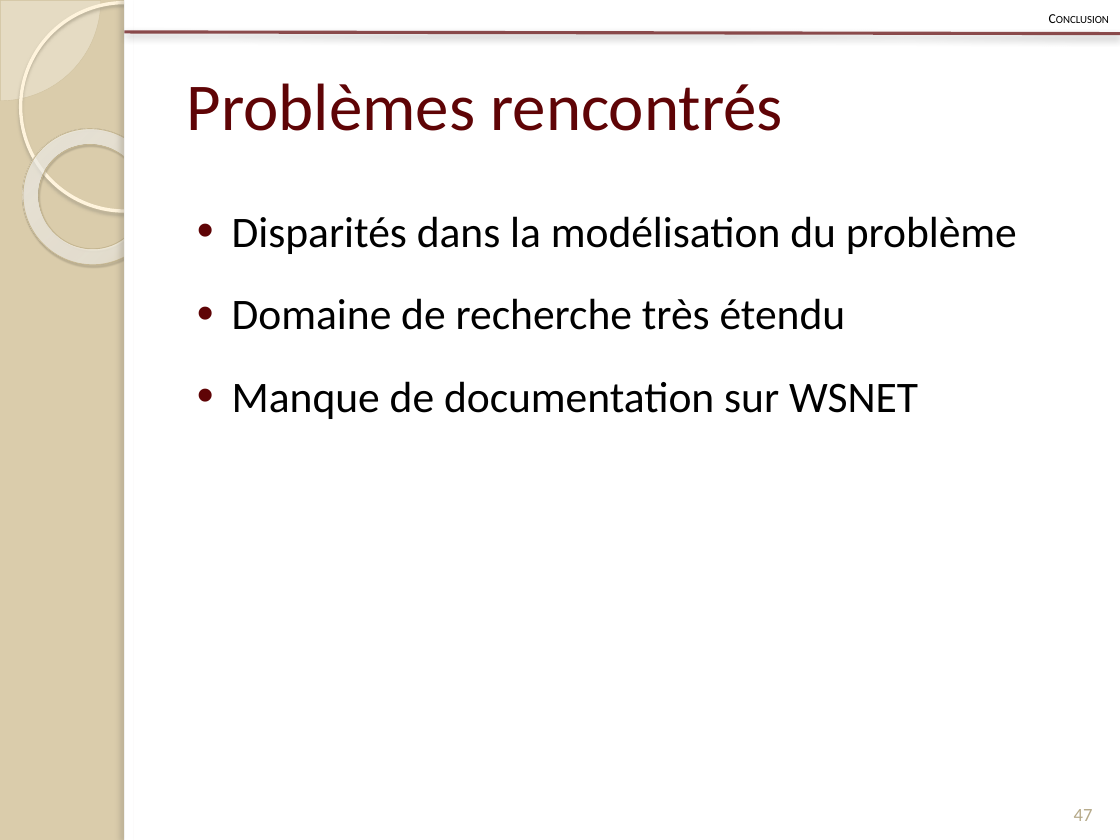
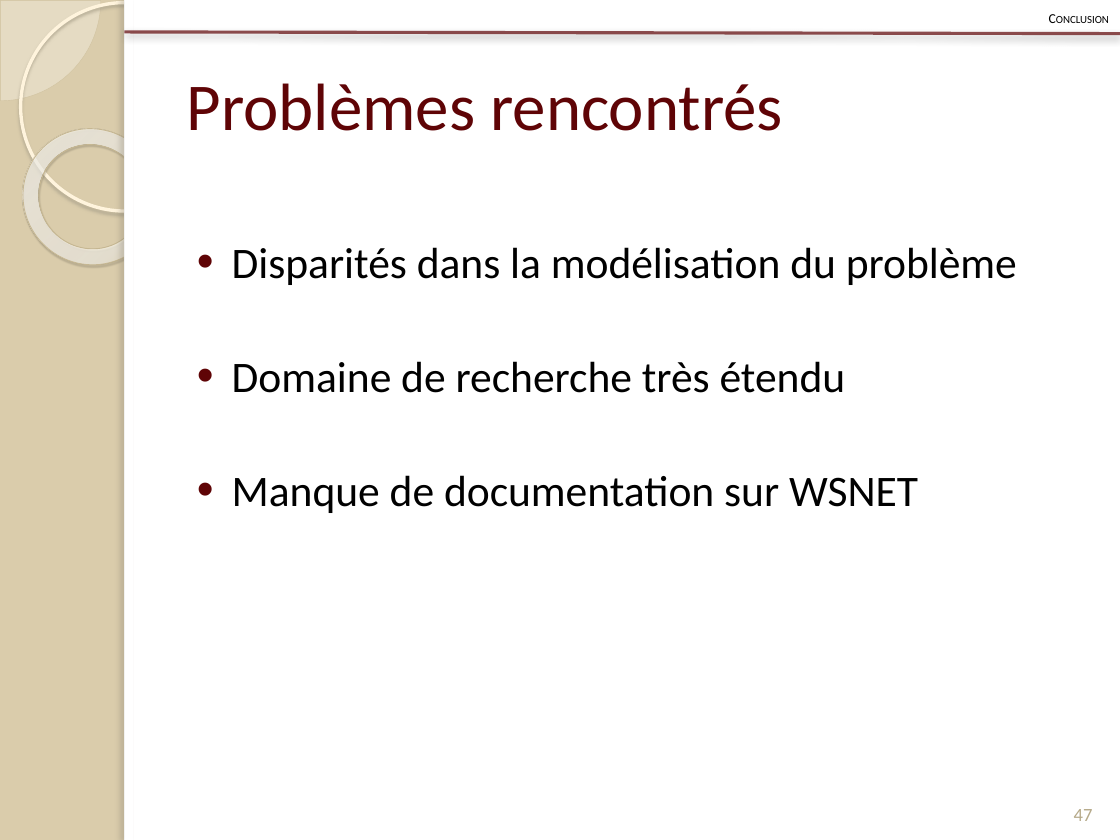
Before and after one commit to Patre/Energy-saving-in-sensors--networks, a slide deck: slide 47 of Redaction/Presentation/pres.pptx. Drawn at 1120x840 pixels with LibreOffice and Linux fonts; fonts in the diff are those of the drawing. Boxes give left, top, right and bottom in pixels: in the first picture for what was removed or moved away, otherwise in the second. Text is boxed around its words. In the diff, an @@ line names an element or a change of style, - is before the commit and + after.

```diff
--- a/Redaction/Presentation/pres.pptx
+++ b/Redaction/Presentation/pres.pptx
@@ text "Disparités dans la modélisation du ..." at <box>232,247,1017,513</box>: line spacing 1.4 to 2 @@
```
Also in this commit, not shown: 8 other slides changed, 8 slides added, 3 other files.
